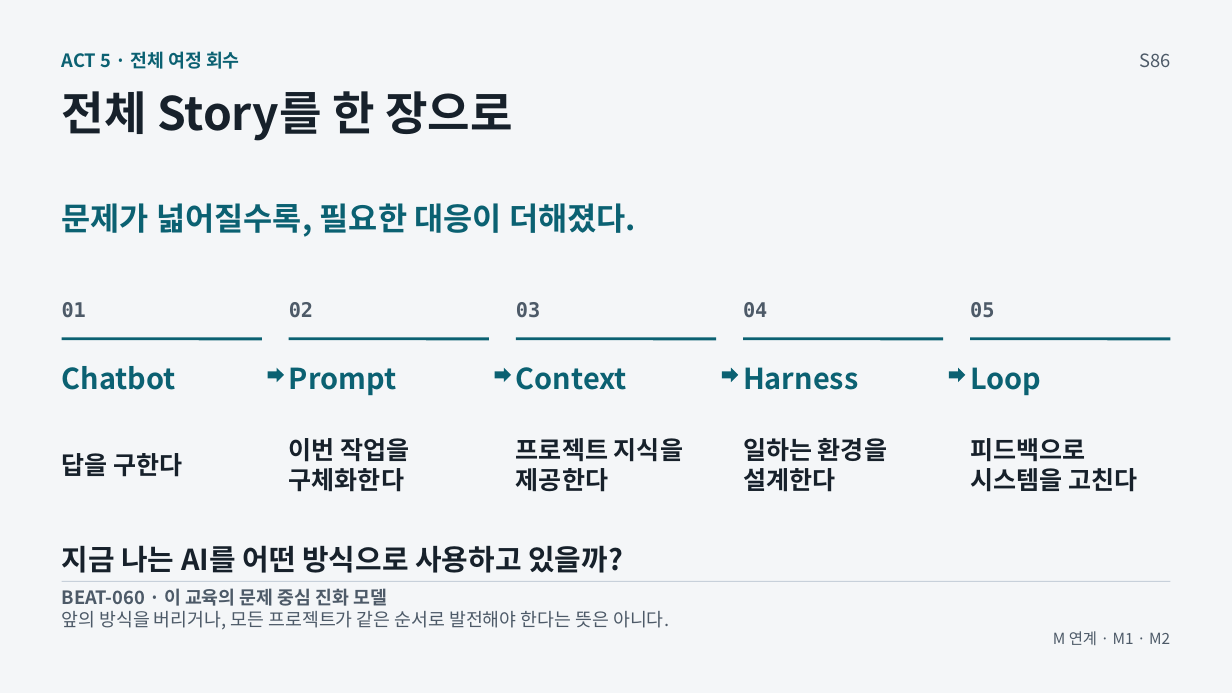
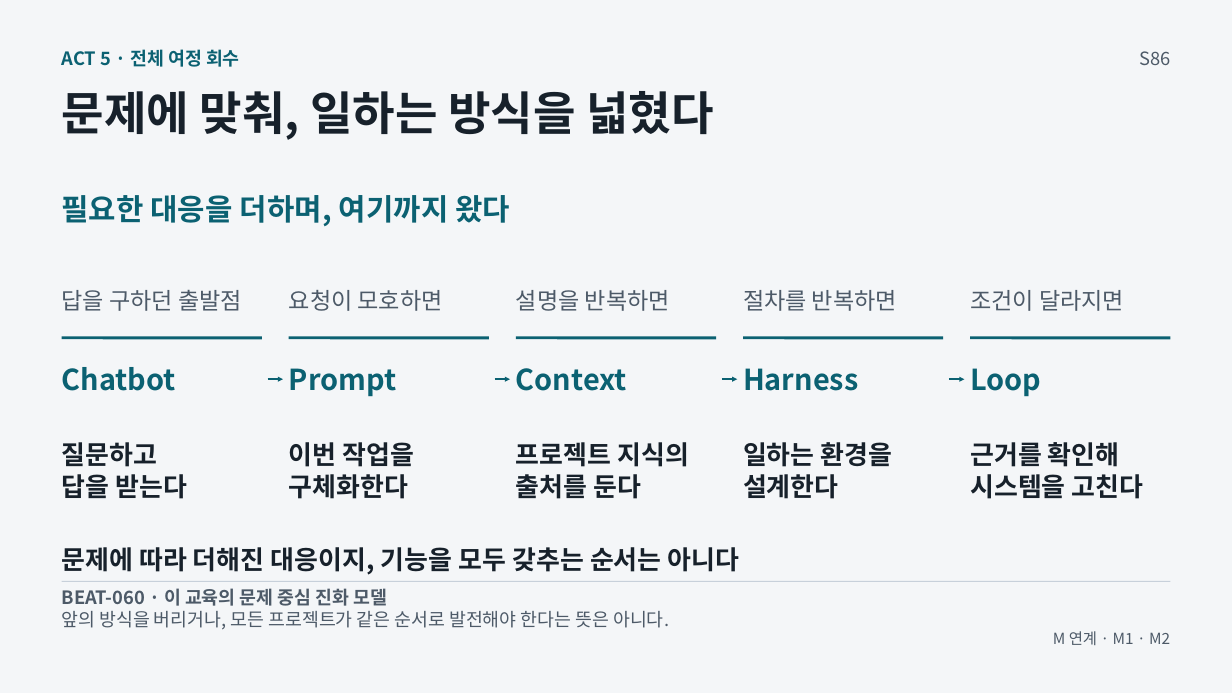
Before and after one commit to GideokKim/ai-dev-training, a slide deck: slide 1 of production/ACT_5.pptx. Drawn at 1232x693 pixels with LibreOffice and Linux fonts; fonts in the diff are those of the drawing. Boxes give left, top, right and bottom in pixels: in the first picture for what was removed or moved away, otherwise in the second. Text is boxed around its words. In the diff, an @@ line names an element or a change of style, - is before the commit and + after.

```diff
--- a/production/ACT_5.pptx
+++ b/production/ACT_5.pptx
@@ text at (62,91,714,140): text changed @@
-전체 Story를 한 장으로
+문제에 맞춰, 일하는 방식을 넓혔다
@@ text at (62,195,510,226): text changed; size 24.8 to 23.2 pt @@
-문제가 넓어질수록, 필요한 대응이 더해졌다.
+필요한 대응을 더하며, 여기까지 왔다
@@ text at (62,290,242,311): text changed; size 15.8 to 18 pt; font DejaVu Sans Mono to Noto Sans CJK KR; bold off @@
-01
+답을 구하던 출발점
@@ text at (289,290,443,311): text changed; size 15.8 to 18 pt; font DejaVu Sans Mono to Noto Sans CJK KR; bold off @@
-02
+요청이 모호하면
@@ text at (516,290,670,311): text changed; size 15.8 to 18 pt; font DejaVu Sans Mono to Noto Sans CJK KR; bold off @@
-03
+설명을 반복하면
@@ text at (743,290,897,311): text changed; size 15.8 to 18 pt; font DejaVu Sans Mono to Noto Sans CJK KR; bold off @@
-04
+절차를 반복하면
@@ text at (970,290,1124,311): text changed; size 15.8 to 18 pt; font DejaVu Sans Mono to Noto Sans CJK KR; bold off @@
-05
+조건이 달라지면
@@ right arrow removed at (268,368,285,383) @@
@@ arrow added from (268, 379) to (283, 379), #0B6172 1.88 pt @@
@@ right arrow removed at (494,368,511,383) @@
@@ arrow added from (494, 379) to (510, 379), #0B6172 1.88 pt @@
@@ right arrow removed at (722,368,738,383) @@
@@ arrow added from (722, 379) to (738, 379), #0B6172 1.88 pt @@
@@ right arrow removed at (949,368,966,383) @@
@@ arrow added from (949, 379) to (965, 379), #0B6172 1.88 pt @@
@@ text at (62,442,187,499): text changed; size 19.5 to 20.2 pt @@
-답을 구한다
+질문하고
+답을 받는다
@@ text "이번 작업을" at (289,442,414,499): size 19.5 to 20.2 pt @@
@@ text at (516,442,689,499): text changed; size 19.5 to 20.2 pt @@
-프로젝트 지식을
-제공한다
+프로젝트 지식의
+출처를 둔다
@@ text "일하는 환경을" at (743,442,893,499): size 19.5 to 20.2 pt @@
@@ text at (970,442,1120,467): text changed; size 19.5 to 20.2 pt @@
-피드백으로
+근거를 확인해
@@ text at (970,474,1144,499): size 19.5 to 20.2 pt in "시스템을 고친다" @@
@@ text at (62,547,740,575): text changed; size 22.5 to 20.2 pt @@
-지금 나는 AI를 어떤 방식으로 사용하고 있을까?
+문제에 따라 더해진 대응이지, 기능을 모두 갖추는 순서는 아니다
```
Also in this commit, not shown: 7 other slides changed, 47 other files.
